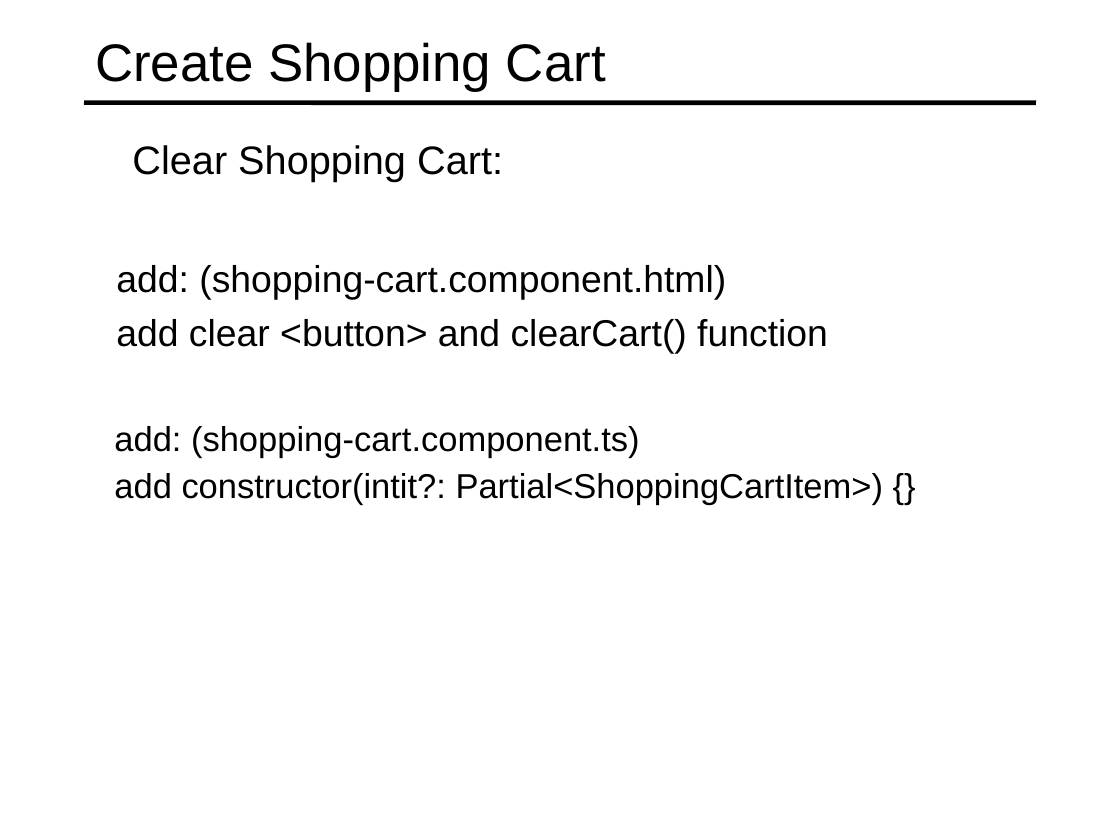
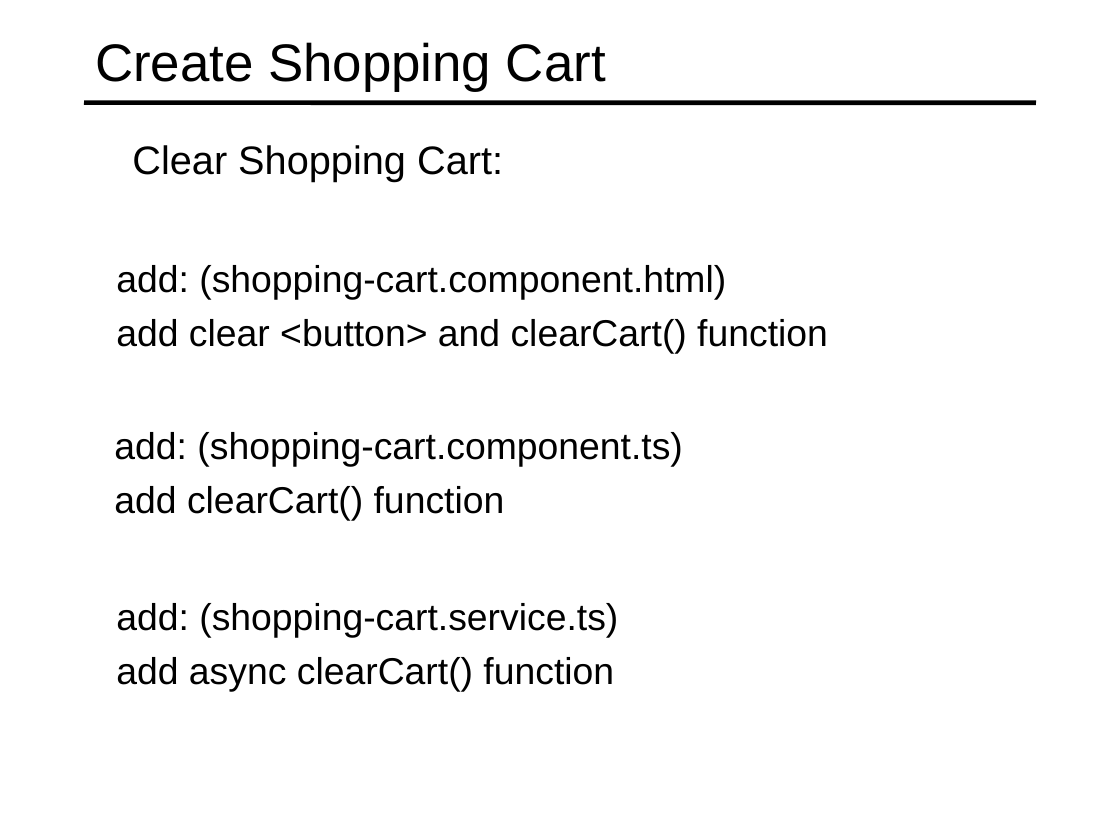
Before and after one commit to specter01wj/Jago_Link_Training, a slide deck: slide 22 of Angular/Angular7/Angular Advanced Course/Project/21.Project_Shopping Cart Module/L5_Project_Shopping Cart Module.ppt. Drawn at 1120x840 pixels with LibreOffice and Linux fonts; fonts in the diff are those of the drawing. Boxes give left, top, right and bottom in pixels: in the first picture for what was removed or moved away, otherwise in the second. Text is boxed around its words. In the diff, an @@ line names an element or a change of style, - is before the commit and + after.

Commit message:
11/04/2019 v1

```diff
--- a/Angular/Angular7/Angular Advanced Course/Project/21.Project_Shopping Cart Module/L5_Project_Shopping Cart Module.ppt
+++ b/Angular/Angular7/Angular Advanced Course/Project/21.Project_Shopping Cart Module/L5_Project_Shopping Cart Module.ppt
@@ text at [114, 432, 682, 466]: size 22.2 to 24 pt in "add: (shopping-cart.component.ts)"; line spacing 0.9 to 1 @@
@@ text at [114, 486, 505, 521]: text changed; size 22.2 to 24 pt @@
-  add constructor(intit?: Partial<ShoppingCartItem>) {}
+  add clearCart() function
@@ text added at [116, 603, 618, 691], 24 pt, text #000000 @@
+  add: (shopping-cart.service.ts)
+  add async clearCart() function
```
